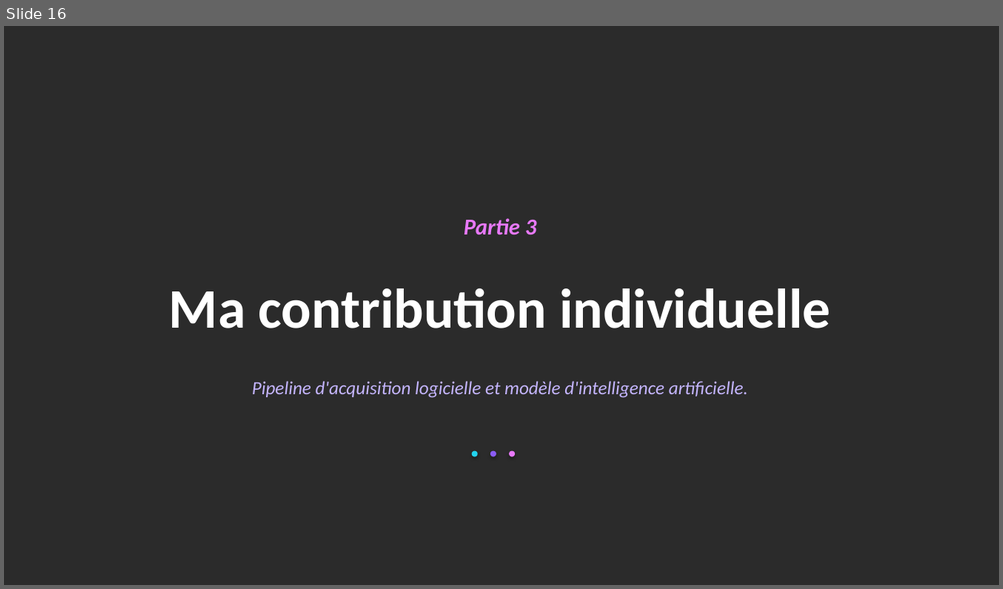
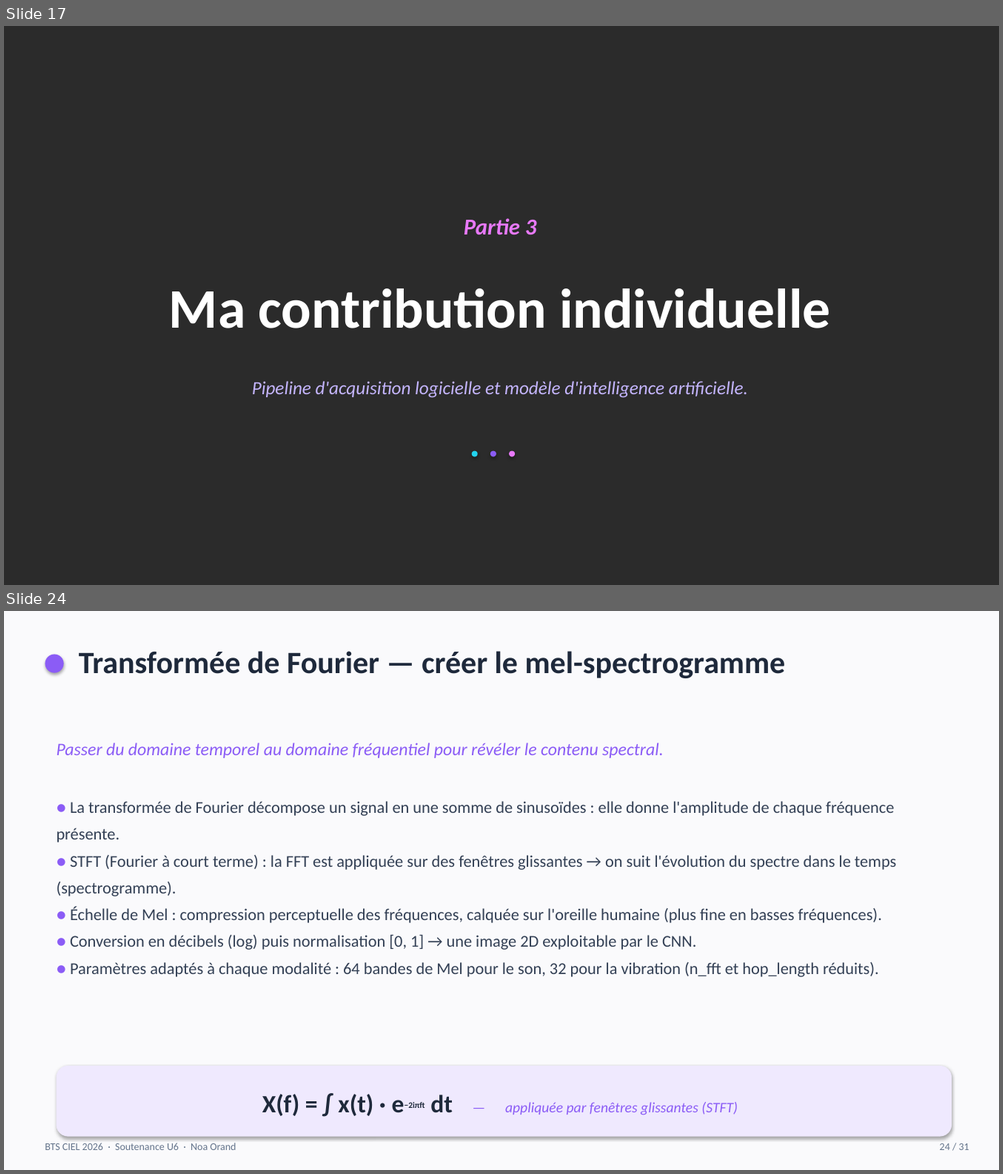
Before and after one commit to noxvamm/ProjetDataSet2026_ModeleIA, a slide deck: Diaporama_soutenance_Noa_FUSION.pptx. Shown one above the other, each under a label of ours: slide 16 before the commit, slides 17 and 24 after it; the slides between them are not shown. The pictures are 1003x589 and 1003x1174 pixels, drawn with LibreOffice and Linux fonts; fonts in the diff are those of the drawing; background and template pictures are left out; a plain dark background stands for a picture behind light text. Boxes give left, top, right and bottom in pixels: in the first picture for what was removed or moved away, otherwise in the second. Text is boxed around its words. In the diff, an @@ line names an element or a change of style, - is before the commit and + after.

```diff
--- a/Diaporama_soutenance_Noa_FUSION.pptx
+++ b/Diaporama_soutenance_Noa_FUSION.pptx
@@ slide 24 added at <box>4,611,999,1170</box>, background #FFFFFF @@
@@ rectangle added at <box>4,611,999,1170</box>, fill #FAFAFC @@
@@ ellipse added at <box>45,654,64,673</box>, fill #8B5CF6 @@
@@ text added at <box>79,651,785,678</box>, 30 pt, text #1E293B, bold @@
+Transformée de Fourier — créer le mel-spectrogramme
@@ text added at <box>57,743,663,758</box>, 17 pt, text #8B5CF6, italic @@
+Passer du domaine temporel au domaine fréquentiel pour révéler le contenu spectral.
@@ text added at <box>57,801,896,977</box>, 16 pt, text #334055 @@
+● La transformée de Fourier décompose un signal en une somme de sinusoïdes : elle donne l'amplitude de chaque fréquence présente.
+● STFT (Fourier à court terme) : la FFT est appliquée sur des fenêtres glissantes → on suit l'évolution du spectre dans le temps (spectrogramme).
+● Échelle de Mel : compression perceptuelle des fréquences, calquée sur l'oreille humaine (plus fine en basses fréquences).
+● Conversion en décibels (log) puis normalisation [0, 1] → une image 2D exploitable par le CNN.
+● Paramètres adaptés à chaque modalité : 64 bandes de Mel pour le son, 32 pour la vibration (n_fft et hop_length réduits).
@@ rounded rectangle added at <box>57,1066,951,1137</box>, fill #EFE9FE @@
@@ text added at <box>262,1094,737,1116</box>, 14 pt, text #8B5CF6, italic @@
+X(f) = ∫ x(t) · e−2iπft dt — appliquée par fenêtres glissantes (STFT)
@@ text added at <box>45,1143,236,1150</box>, 10 pt, text #64748B @@
+BTS CIEL 2026 · Soutenance U6 · Noa Orand
@@ text added at <box>939,1144,969,1150</box>, 10 pt, text #64748B @@
+24 / 31
@@ what was slide 16 is now slide 17 @@
```
Also in this commit, not shown: 24 slides changed, 1 other slide added.
